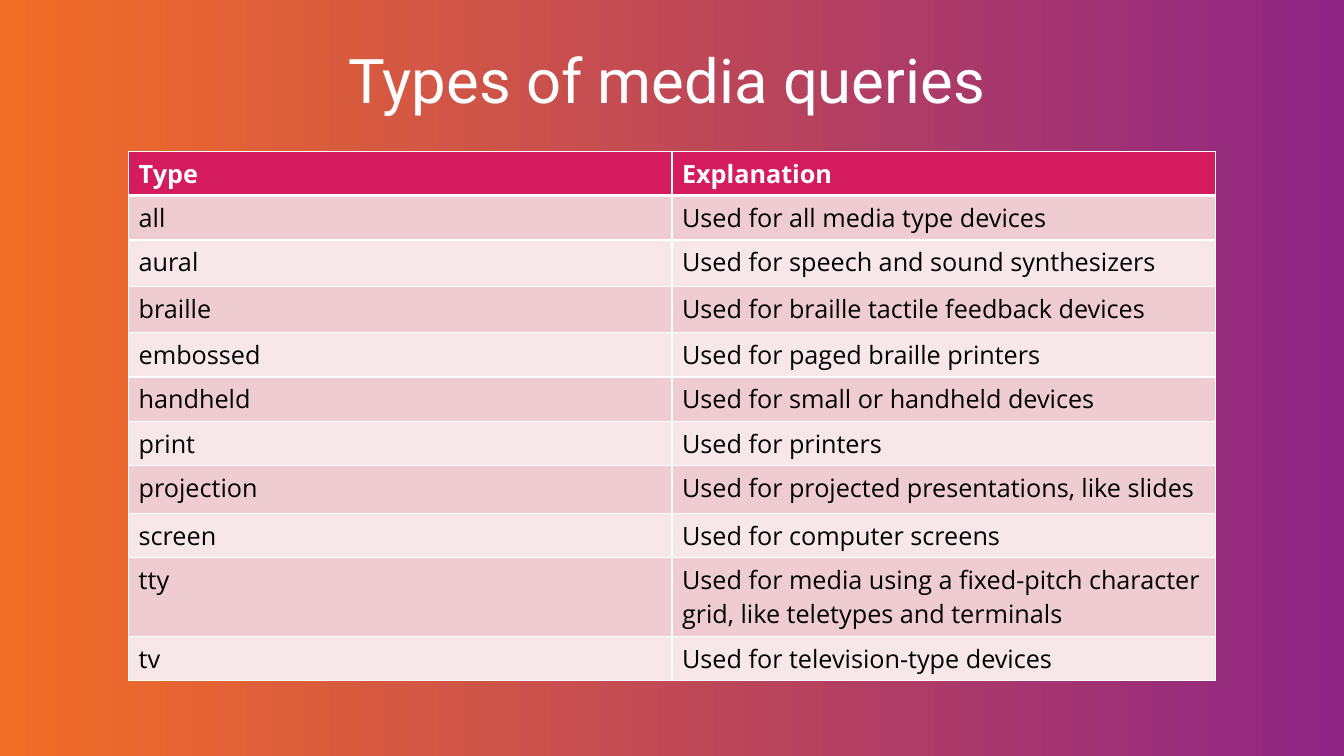
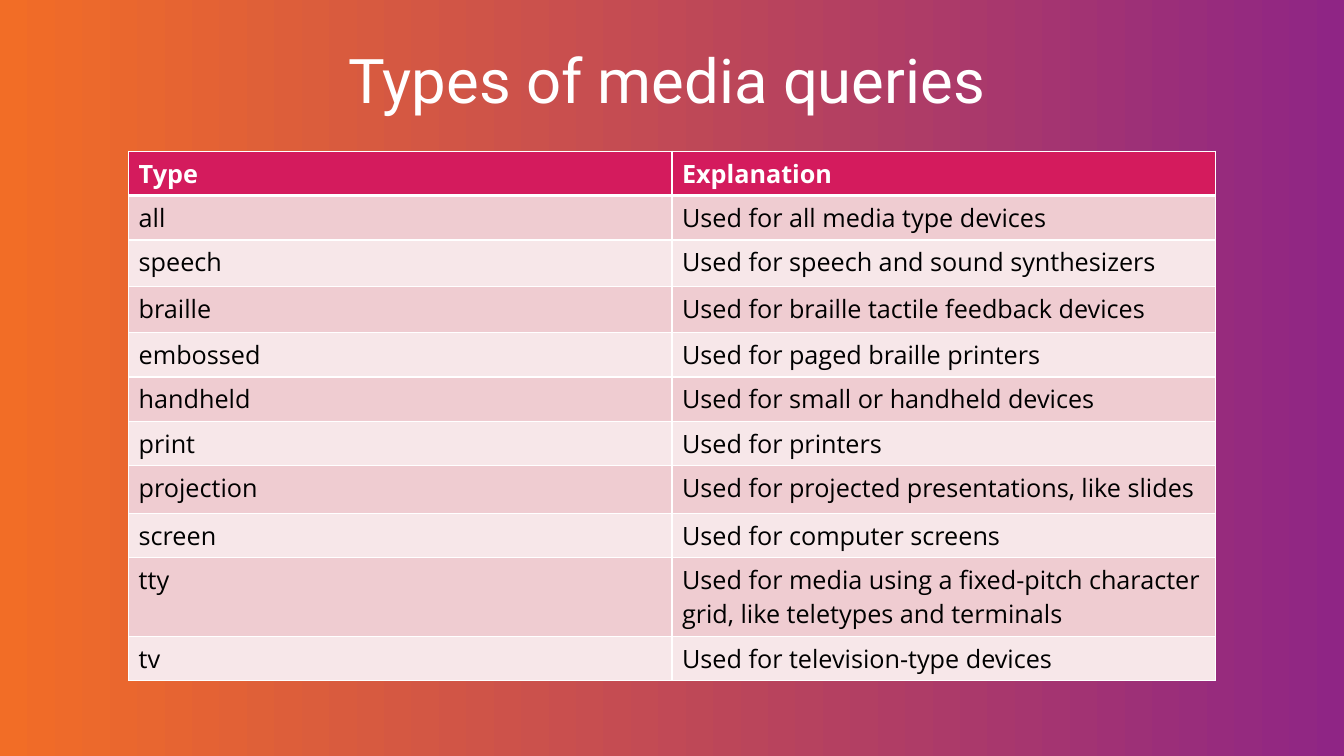
Before and after one commit to Taras-SS/Topics, a slide deck: slide 11 of responsive_design.pptx. Drawn at 1344x756 pixels with LibreOffice and Linux fonts; fonts in the diff are those of the drawing; background and template pictures are left out. Boxes give left, top, right and bottom in pixels: in the first picture for what was removed or moved away, otherwise in the second. Text is boxed around its words. In the diff, an @@ line names an element or a change of style, - is before the commit and + after.

```diff
--- a/responsive_design.pptx
+++ b/responsive_design.pptx
@@ table at (x1=129, y1=151, x2=1216, y2=678) @@
-row 3, column 1: aural
+row 3, column 1: speech
```
Also in this commit, not shown: 4 other slides changed, 1 slide added.
